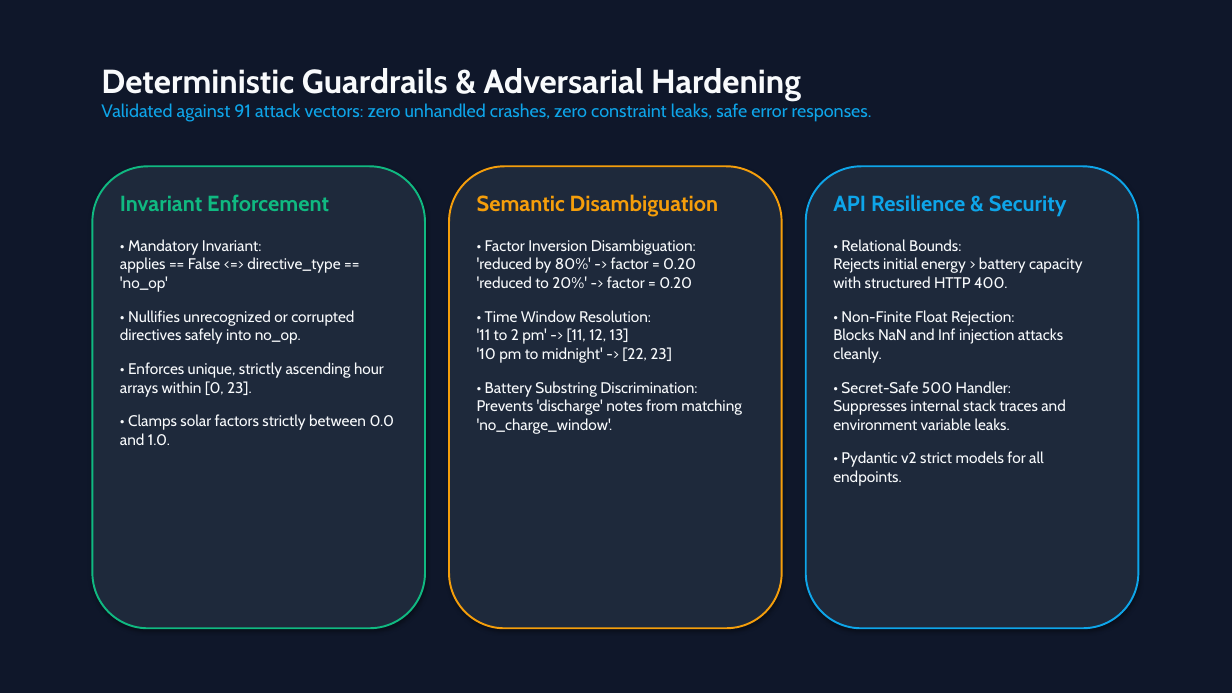
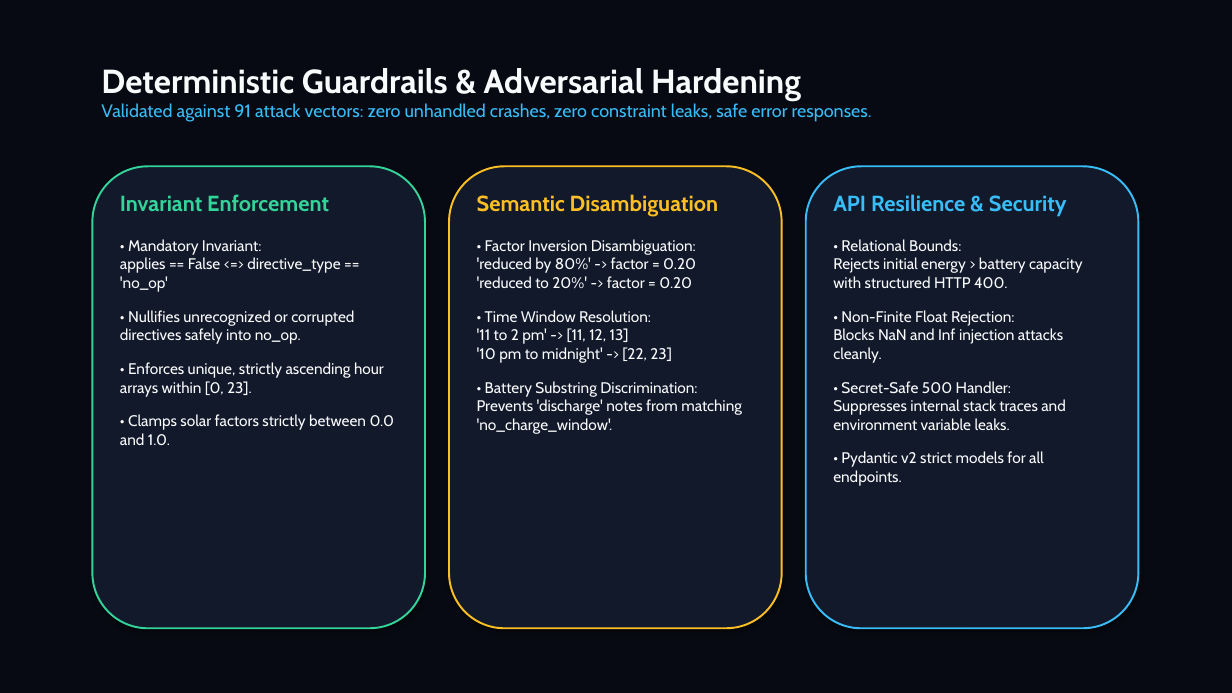
Before and after one commit to happinessisreal/gridwise-energy-optimizer, a slide deck: slide 3 of presentation.pptx. Drawn at 1232x693 pixels with LibreOffice and Linux fonts; fonts in the diff are those of the drawing. Boxes give left, top, right and bottom in pixels: in the first picture for what was removed or moved away, otherwise in the second. Text is boxed around its words. In the diff, an @@ line names an element or a change of style, - is before the commit and + after.

```diff
--- a/presentation.pptx
+++ b/presentation.pptx
@@ rectangle at <box>0,0,1232,693</box>: fill #0F172A to #070A12 @@
@@ text at <box>101,103,872,122</box>: text colour #0EA5E9 to #38BDF8 in "Validated against 91 attack vectors: zero unhandled ..." @@
@@ rounded rectangle at <box>92,166,425,628</box>: fill #1E293B to #12192A; outline #10B981 1.5 pt to #34D399 1.5 pt @@
@@ rounded rectangle at <box>449,166,782,628</box>: fill #1E293B to #12192A; outline #F59E0B 1.5 pt to #FBBF24 1.5 pt @@
@@ rounded rectangle at <box>806,166,1139,628</box>: fill #1E293B to #12192A; outline #0EA5E9 1.5 pt to #38BDF8 1.5 pt @@
@@ text at <box>120,194,329,211</box>: text colour #10B981 to #34D399 in "Invariant Enforcement" @@
@@ text at <box>477,194,718,217</box>: text colour #F59E0B to #FBBF24 in "Semantic Disambiguation" @@
@@ text at <box>833,194,1067,217</box>: text colour #0EA5E9 to #38BDF8 in "API Resilience & Security" @@
```
Also in this commit, not shown: 5 other slides changed, 4 other files.
